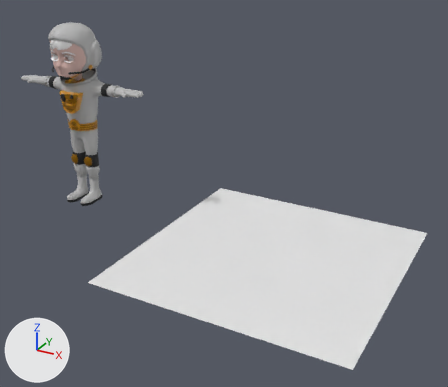
The Blender file Character Course Rig +Model.blend as it was, and as the next commit left it.
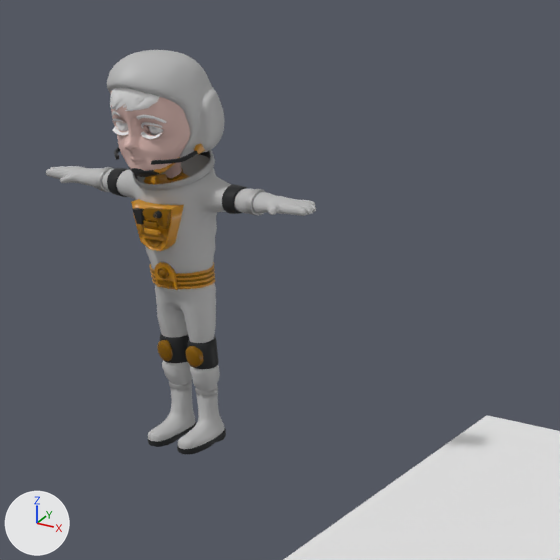
Old and new are each drawn whole from a 50 mm lens placed at (3.68, -4.02, 2.37), pointed at (1.51, -0.07, 0.4) and again close up on the part from 0% to 57% of the width and 0% to 66% of the height. Every picture has the same lights, and +X, +Y and +Z are marked at lower left.

In view in the first close-up: 'Mira', 'Plane'.
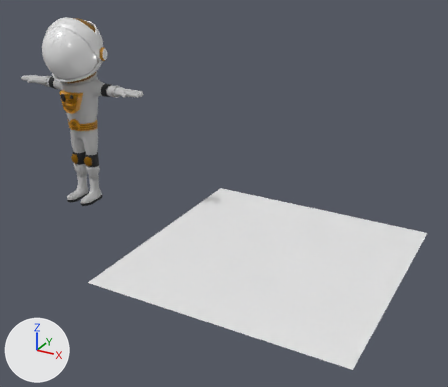
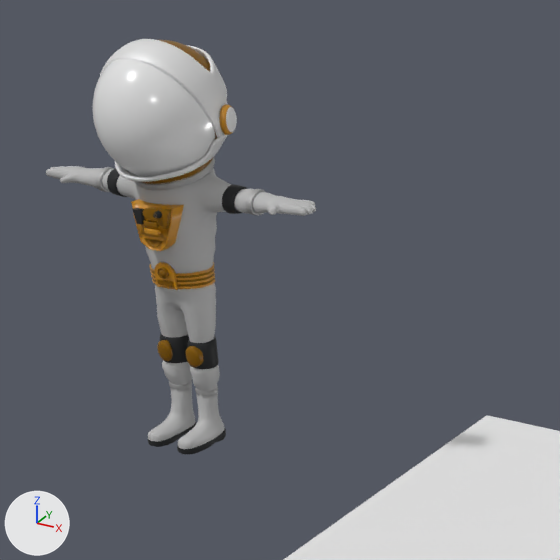
Edits to the scene script, one JSON object a line:
```json
{"op": "remove", "block": "ob_helmet", "code": "ob_helmet.hide_set(True)"}
```

What differs and where, as boxes (x1, y1, x2, y2) in the close-ups (560 x 560 px):
```json
{"object": "Helmet", "change": "shown", "after": [92, 39, 237, 184]}
```
